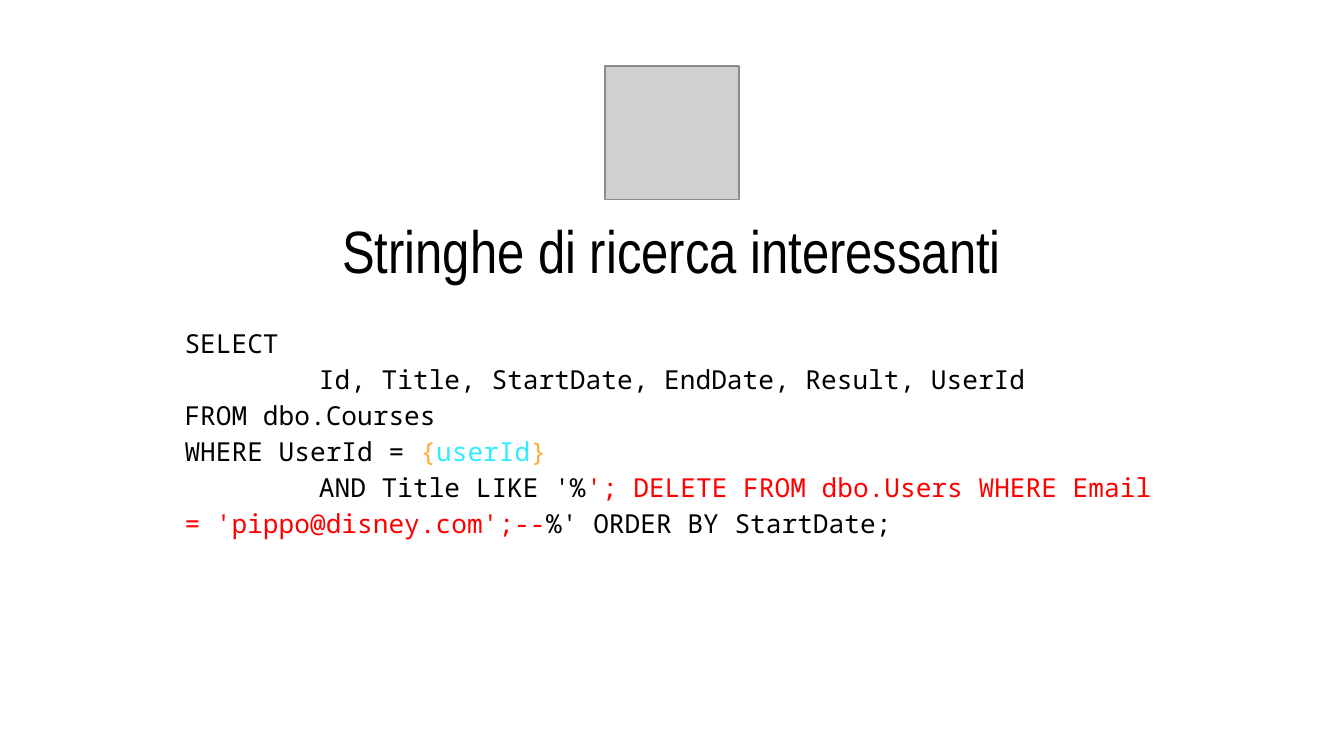
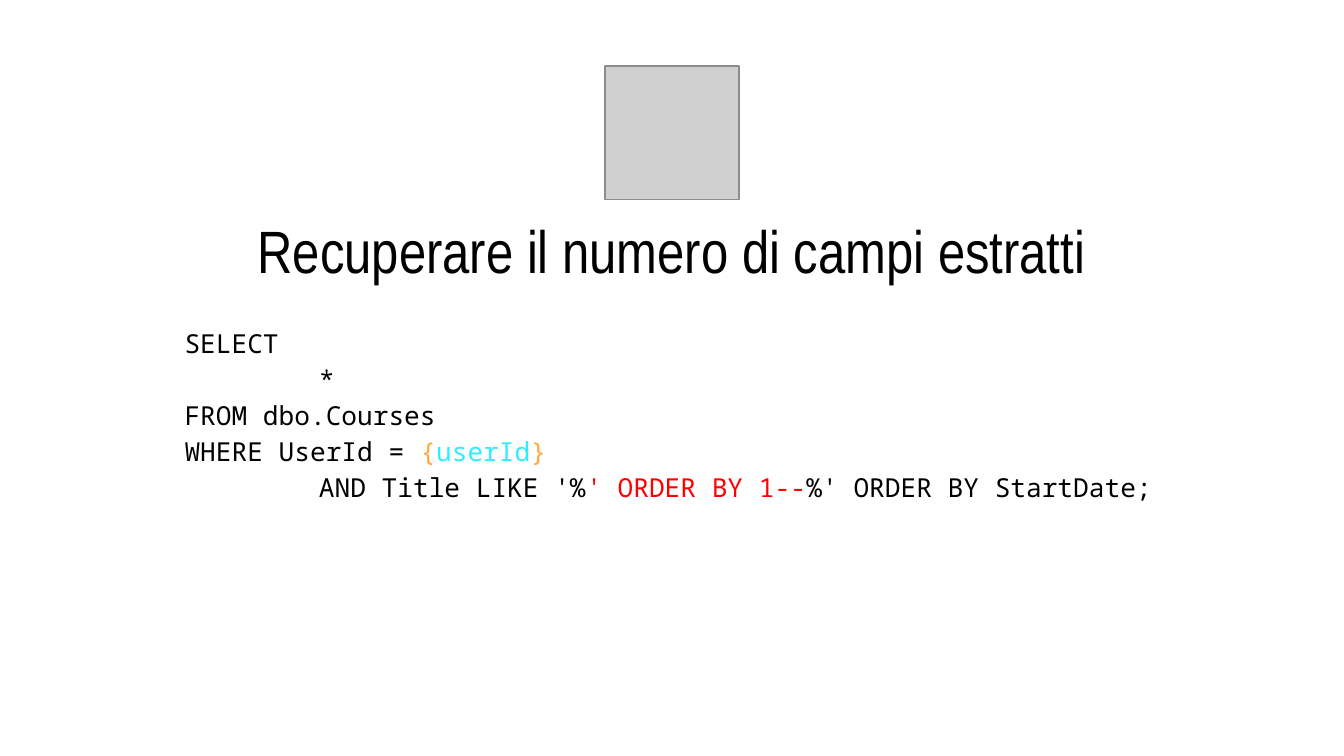
Before and after one commit to CodicePlastico/BibeCatalogue, a slide deck: slide 8 of 2025-10-21.PirlOverflow - SQL Injection crash(ed) course.pptx (slide 27 before the commit). Drawn at 1344x756 pixels with LibreOffice and Linux fonts; fonts in the diff are those of the drawing; grey boxes stand for pictures; background and template pictures are left out. Boxes give left, top, right and bottom in pixels: in the first picture for what was removed or moved away, otherwise in the second. Text is boxed around its words. In the diff, an @@ line names an element or a change of style, - is before the commit and + after.

```diff
--- a/2025-10-21.PirlOverflow - SQL Injection crash(ed) course.pptx
+++ b/2025-10-21.PirlOverflow - SQL Injection crash(ed) course.pptx
@@ title at [258, 229, 1085, 285]: text changed @@
-Stringhe di ricerca interessanti
+Recuperare il numero di campi estratti
@@ title at [185, 334, 1152, 501]: text changed @@
-SELECT
-Id, Title, StartDate, EndDate, Result, UserId
-FROM dbo.Courses
-WHERE UserId = {userId}
-AND Title LIKE '%'; DELETE FROM dbo.Users WHERE Email = 'pippo@disney.com';--%' ORDER BY StartDate;
+SELECT
+*
+FROM dbo.Courses
+WHERE UserId = {userId}
+AND Title LIKE '%' ORDER BY 1--%' ORDER BY StartDate;
```
Also in this commit, not shown: 23 other slides changed, 4 slides added, 6 other files.
